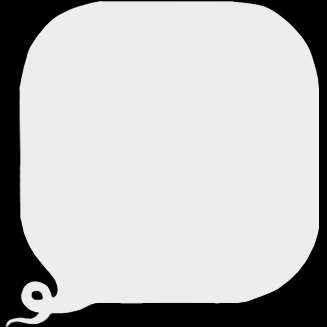
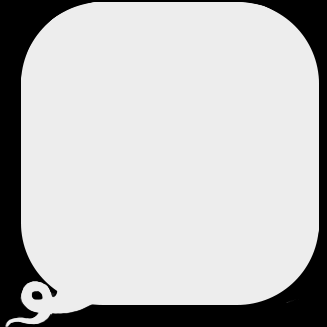
Layered file, before and after one edit (327 × 327). Changes by layer:
added layer "矩形 1" above "矩形 1 拷贝 2" over [21, 2, 319, 305]
added layer "气泡 拷贝 2" above "气泡 拷贝" over [5, 2, 319, 327]
painted on "气泡 拷贝" over [19, 1, 239, 309]
